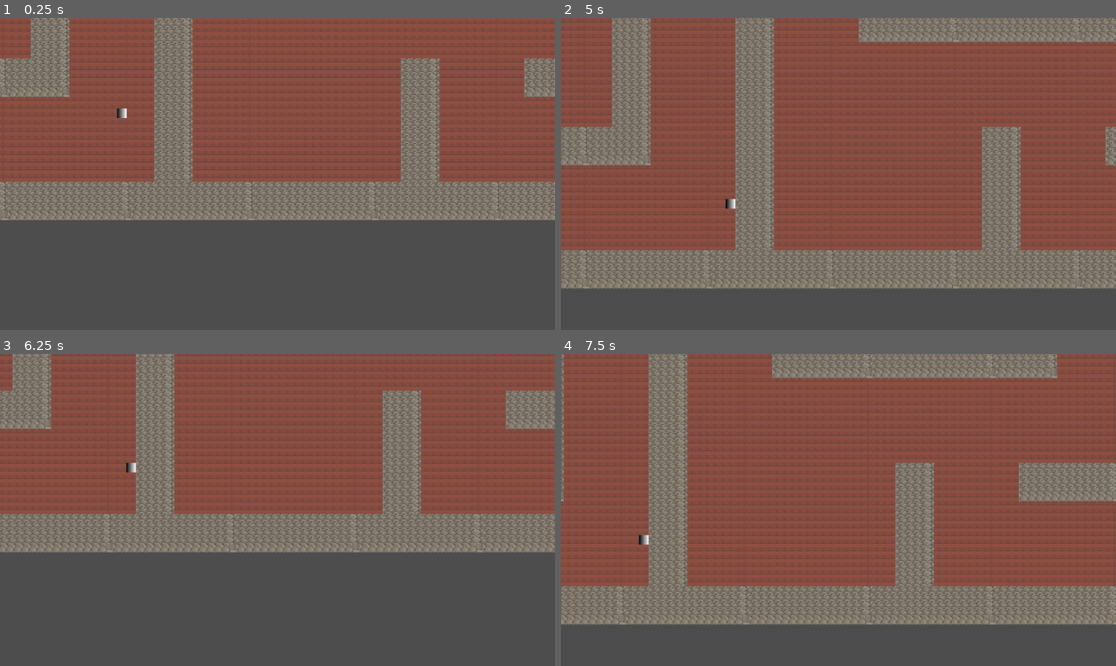
Above: before the commit, frames 1-4 (two rows, left to right).
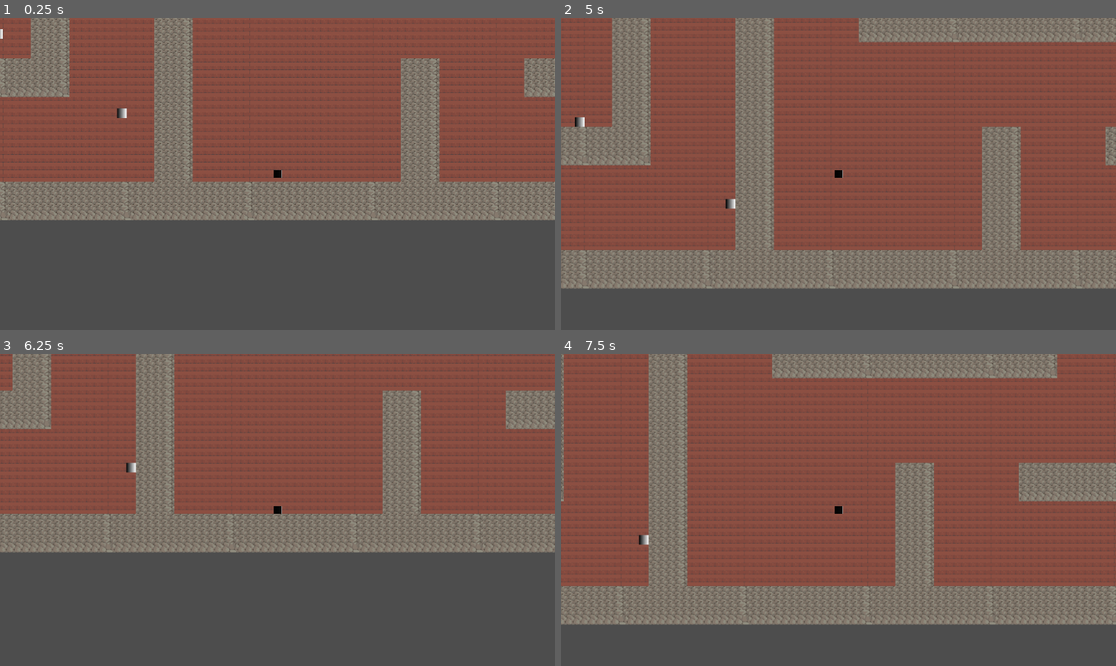
Above: after the commit, the same moments.

Repository: JooriBin/stealth-heist
Game: Godot game, scene res://scenes/world.tscn
Same seed, same stepped clock (60 frames per second), same inputs: the game is played once before the commit and once after it.
Inputs:
- Up to frame 1 (0.25 s): no input
- Up to frame 2 (5 s): hold Right (ui_right) 0.53-1.28 s; hold Down (ui_down) 1.28-2.03 s; hold Right (ui_right) 2.03-2.78 s; hold Up (ui_up) 2.78-3.53 s; hold Left (ui_left) from 3.53 s (still down)
- Up to frame 3 (6.25 s): release Left (ui_left) at 5.03 s; hold Down (ui_down) 5.03-5.78 s; hold Right (ui_right) from 5.78 s (still down)
- Up to frame 4 (7.5 s): release Right (ui_right) at 6.53 s; hold Up (ui_up) 6.53-7.28 s; hold Right (ui_right) from 7.28 s (still down)

The runs differ from the first frame. In frame 1, less than 0.1% of the frame differs, in the area x 0-51%, y 3-52%; in frame 2, less than 0.1%, in the area x 2-51%, y 31-52%; in frame 3, less than 0.1%; in frame 4, less than 0.1%.

Commit message:
small adjustment

Diff:
--- a/scenes/player.tscn
+++ b/scenes/player.tscn
@@ -1,6 +1,13 @@
-[gd_scene load_steps=3 format=3 uid="uid://bbaarvhio2iwi"]
+[gd_scene load_steps=5 format=3 uid="uid://bbaarvhio2iwi"]
 
 [ext_resource type="Script" uid="uid://mm5ipi2bf81t" path="res://scripts/player.gd" id="1_3vyb7"]
+
+[sub_resource type="Gradient" id="Gradient_3vyb7"]
+offsets = PackedFloat32Array(0, 0.9476744, 1)
+colors = PackedColorArray(0, 0, 0, 1, 0.040697675, 0.040697675, 0.040697675, 1, 1, 1, 1, 1)
+
+[sub_resource type="GradientTexture2D" id="GradientTexture2D_g2els"]
+gradient = SubResource("Gradient_3vyb7")
 
 [sub_resource type="RectangleShape2D" id="RectangleShape2D_g2els"]
 size = Vector2(16, 16)
@@ -8,7 +15,12 @@
 [node name="Player" type="CharacterBody2D"]
 script = ExtResource("1_3vyb7")
 
+[node name="Camera2D" type="Camera2D" parent="."]
+
+[node name="Sprite2D" type="Sprite2D" parent="."]
+position = Vector2(0.49999905, 5.9604645e-07)
+scale = Vector2(0.26562503, 0.24999996)
+texture = SubResource("GradientTexture2D_g2els")
+
 [node name="CollisionShape2D" type="CollisionShape2D" parent="."]
 shape = SubResource("RectangleShape2D_g2els")
-
-[node name="Camera2D" type="Camera2D" parent="."]
--- a/scenes/world.tscn
+++ b/scenes/world.tscn
@@ -3643,3 +3643,4 @@
 player_scene = ExtResource("11_q5onr")
 
 [node name="GuardManager" parent="." instance=ExtResource("12_q5onr")]
+guard_count = 10
